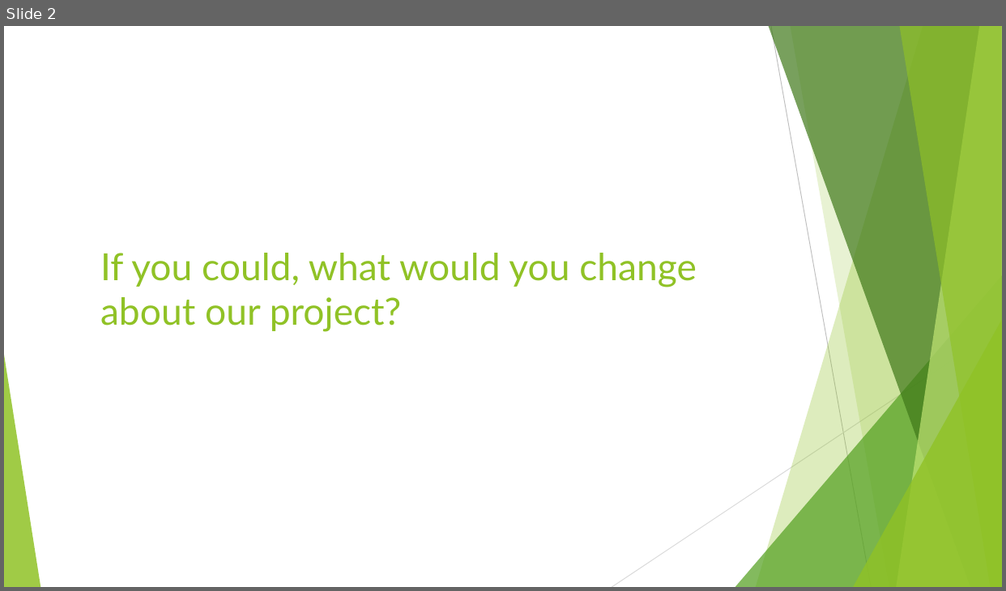
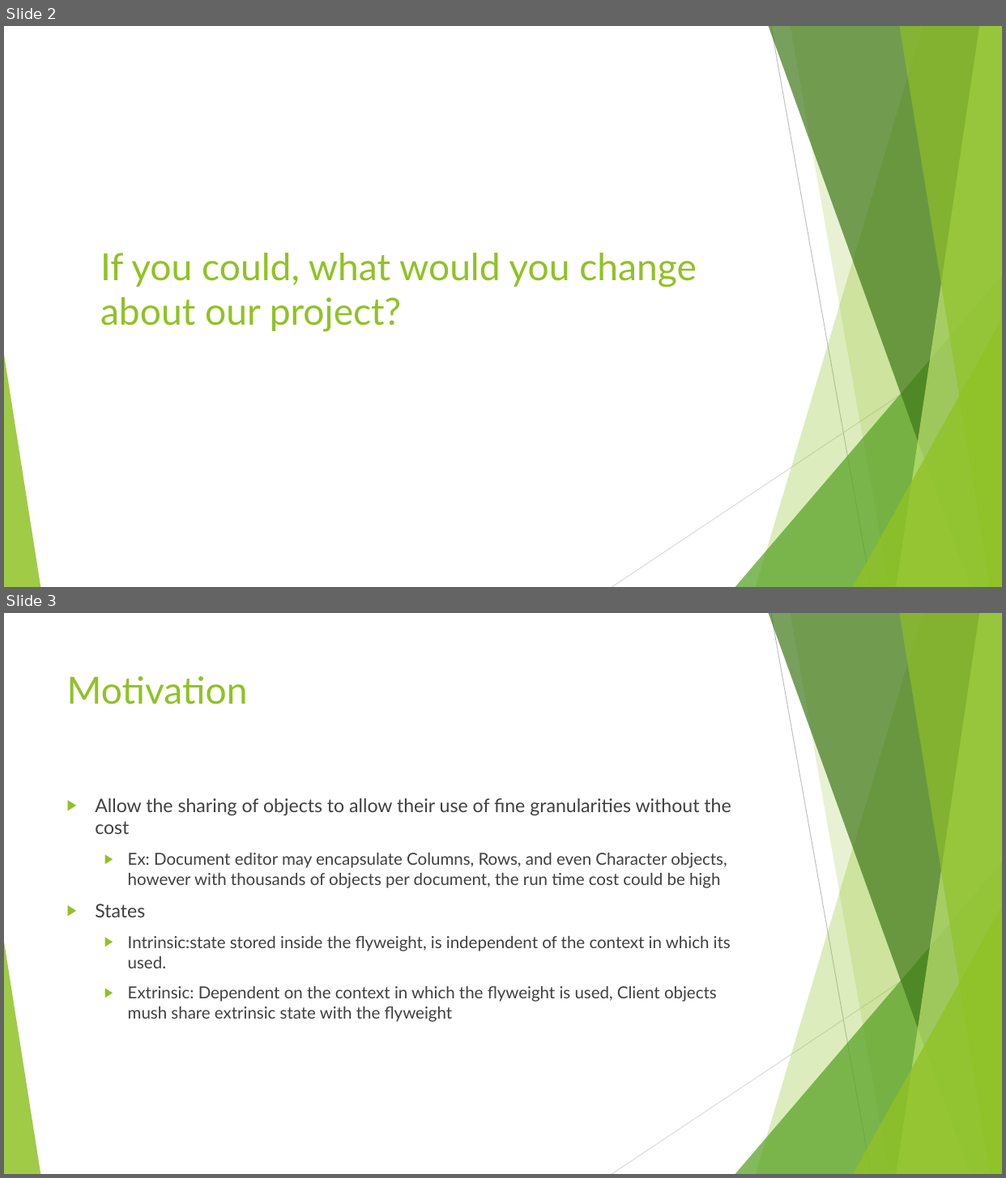
Before and after one commit to cmelende/Design-Patterns, a slide deck: Notes/Powerpoints/Flyweight.pptx. Shown one above the other, each under a label of ours: slide 2 before the commit, slides 2 and 3 after it. The pictures are 1006x591 and 1006x1178 pixels, drawn with LibreOffice and Linux fonts; fonts in the diff are those of the drawing. Boxes give left, top, right and bottom in pixels: in the first picture for what was removed or moved away, otherwise in the second. Text is boxed around its words. In the diff, an @@ line names an element or a change of style, - is before the commit and + after.

```diff
--- a/Notes/Powerpoints/Flyweight.pptx
+++ b/Notes/Powerpoints/Flyweight.pptx
@@ slide 3 added at (4,613,1002,1174), background #FFFFFF; not listed: 10 template elements that a slide beside it also shows @@
@@ title added at (67,676,248,705), 36 pt, text #90C226 @@
+Motivation
@@ text added at (95,798,731,1022), 16 pt, text #404040 @@
+▶ Allow the sharing of objects to allow their use of fine granularities without the cost
+  ▶ Ex: Document editor may encapsulate Columns, Rows, and even Character objects, however with thousands of objects per document, the run time cost could be high
+▶ States
+  ▶ Intrinsic:state stored inside the flyweight, is independent of the context in which its used.
+  ▶ Extrinsic: Dependent on the context in which the flyweight is used, Client objects mush share extrinsic state with the flyweight
```
Also in this commit, not shown: 3 slides changed.
